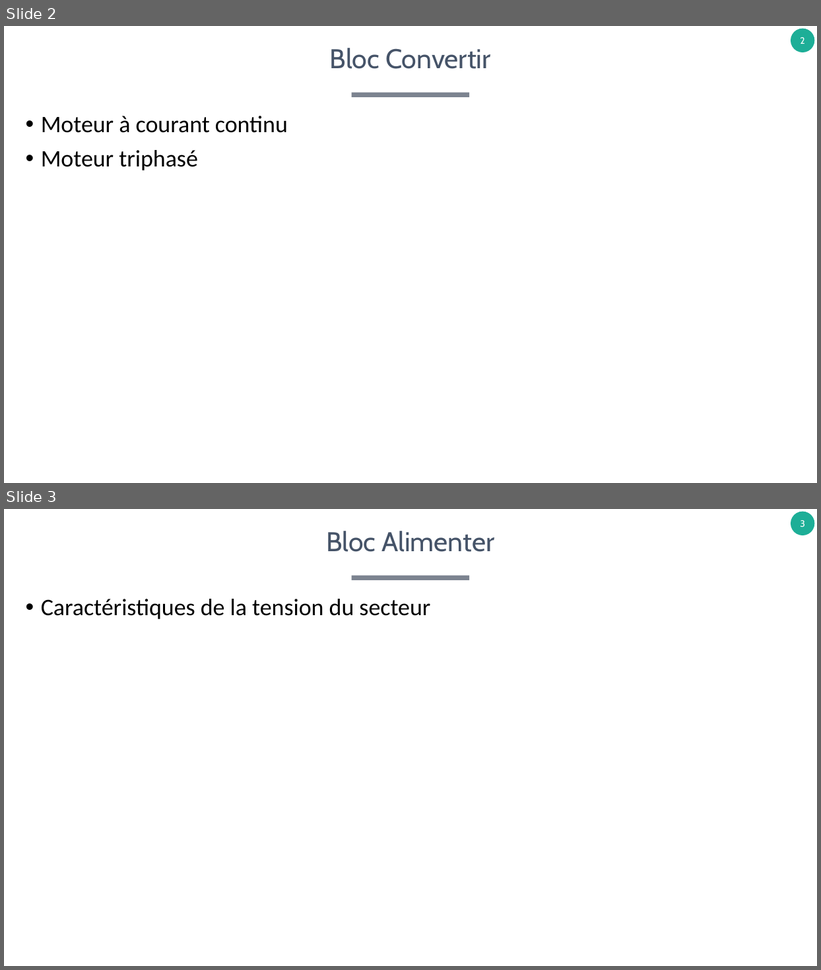
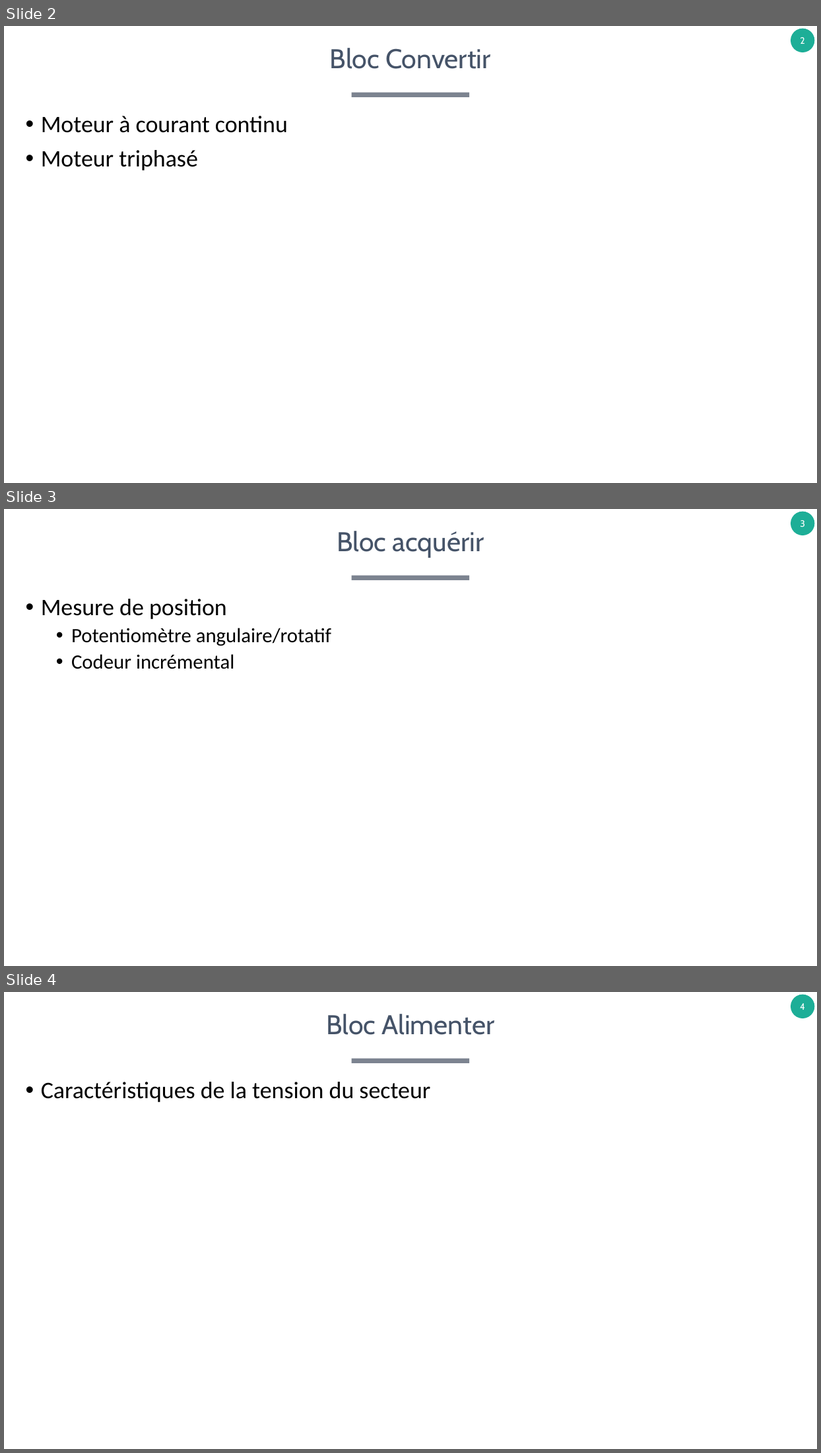
Before and after one commit to xpessoles/TP_Concours, a slide deck: B_Fiches_Protocoles/ProblemesSouleves.pptx. Shown one above the other, each under a label of ours: slides 2 and 3 before the commit, slides 2, 3 and 4 after it. The pictures are 821x970 and 821x1453 pixels, drawn with LibreOffice and Linux fonts; fonts in the diff are those of the drawing. Boxes give left, top, right and bottom in pixels: in the first picture for what was removed or moved away, otherwise in the second. Text is boxed around its words. In the diff, an @@ line names an element or a change of style, - is before the commit and + after.

```diff
--- a/B_Fiches_Protocoles/ProblemesSouleves.pptx
+++ b/B_Fiches_Protocoles/ProblemesSouleves.pptx
@@ slide 3 added at [4,509,817,966], background #FFFFFF; not listed: 2 template elements that a slide beside it also shows @@
@@ title added at [337,531,484,558], 32 pt, text #455368 @@
+Bloc acquérir
@@ text added at [41,599,331,669], 24 pt, text #000000 @@
+• Mesure de position
+  • Potentiomètre angulaire/rotatif
+  • Codeur incrémental
@@ what was slide 3 is now slide 4 @@
@@ page number at [800,1003,805,1010]: text changed @@
-3
+4
```
